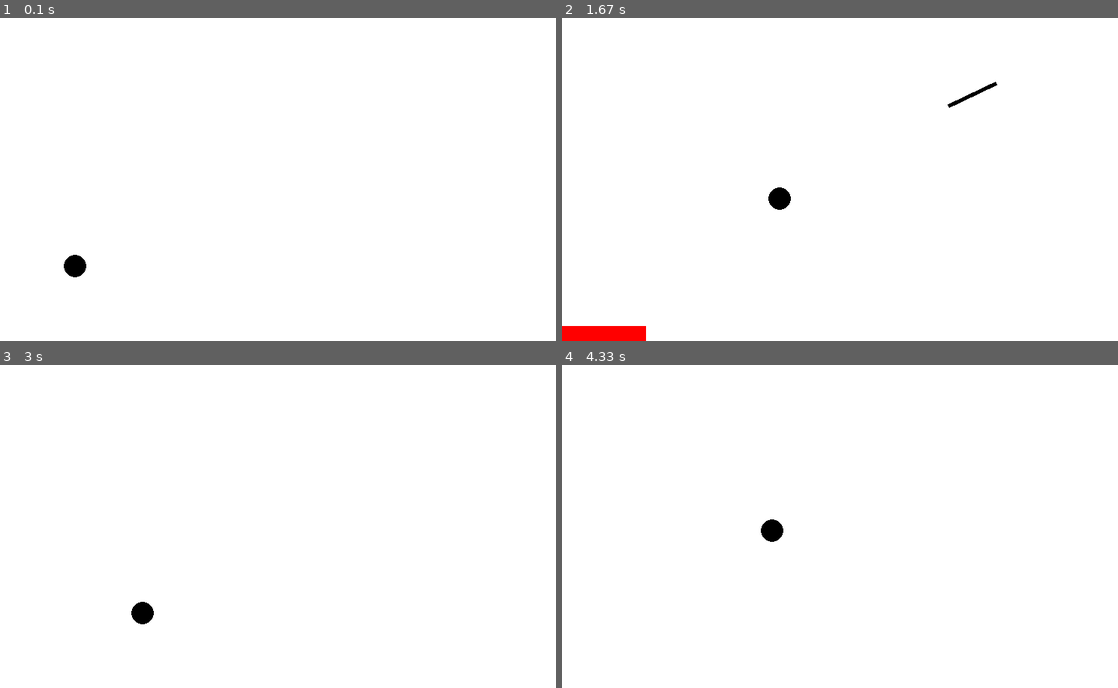
Above: before the commit, frames 1-4 (two rows, left to right).
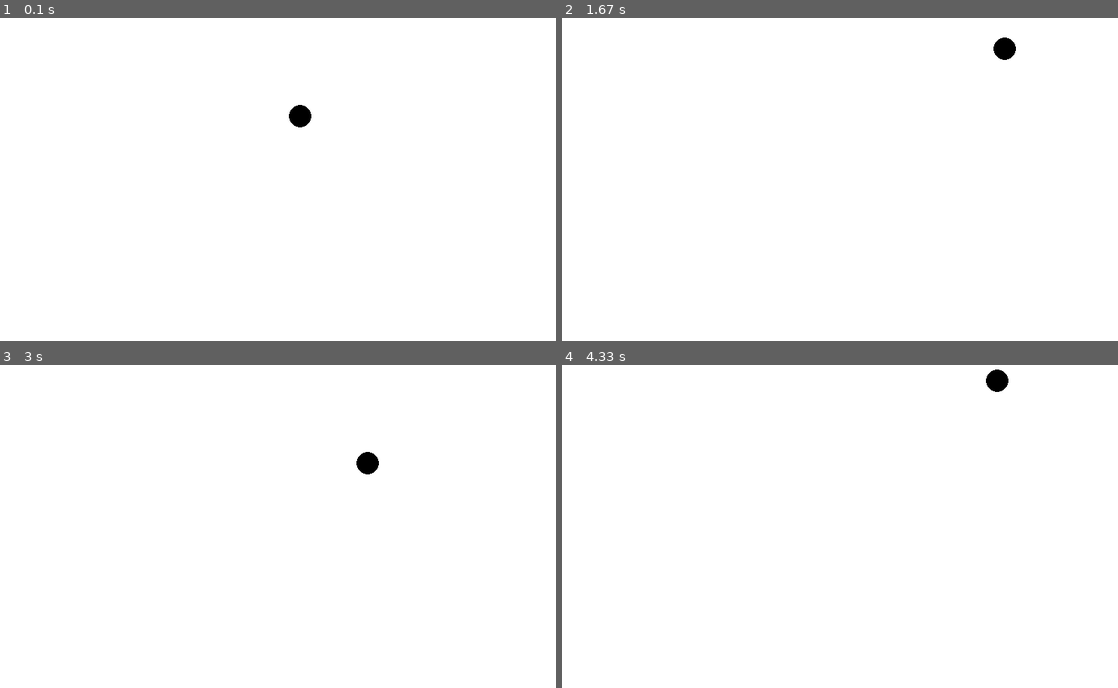
Above: after the commit, the same moments.

Repository: dionisiyKDO/PyGame-SpearLaunch
Game: pygame game, started from main.py
Same seed, same stepped clock (60 frames per second), same inputs: the game is played once before the commit and once after it.
Inputs (mouse positions are in pixels of both pictures, inside the frame that each line leads up to):
- Up to frame 1 (0.1 s): no input
- Up to frame 2 (1.67 s): press the mouse at (1056, 105) at 0.37 s; move the mouse to (962, 124) at 0.47 s; release the mouse at (867, 143) at 0.6 s; hold D 0.67-1.13 s; hold W 1.17-1.47 s; hold D from 1.5 s (still down)
- Up to frame 3 (3 s): release D at 1.97 s; hold A 2-2.53 s; hold S 2.57-2.87 s; hold A from 2.9 s (still down)
- Up to frame 4 (4.33 s): release A at 3.3 s; hold W 3.33-3.7 s; hold D from 3.73 s (still down)

The runs differ from the first frame. In frame 1, 0.4% of the frame differs, in the area x 11-57%, y 26-81%; in frame 2, 1.2%, in the area x 0-82%, y 6-100%; in frame 3, 0.4%; in frame 4, 0.4%.

Commit message:
made character a class

Diff:
--- a/main.py
+++ b/main.py
@@ -17,10 +17,23 @@
 font = pygame.font.Font(None, 36)
 
 
-class Spear:
-    def __init__(self, x, y):
+class Character:
+    def __init__(self, x = CHARACTER_POS[0], y = CHARACTER_POS[1]):
         self.x = x
         self.y = y
+
+    def move(self, dx, dy):
+        self.x += dx
+        self.y += dy
+
+    def draw(self, screen):
+        pygame.draw.circle(screen, CHARACTER_COLOR, (int(self.x), int(self.y)), CHARACTER_RADIUS)
+
+
+class Spear:
+    def __init__(self, character):
+        self.x = character.x + 30
+        self.y = character.y - 30
         self.angle = 0
         self.speed = 0
         self.vx = 0
@@ -38,7 +51,7 @@
             elapsed_time = time.time() - self.charge_start_time
             self.speed = min(SPEAR_MAX_SPEED, SPEAR_MAX_SPEED * (elapsed_time / CHARGE_TIME))
             self.length = SPEAR_HEIGHT + (SPEAR_HEIGHT * 3 * (elapsed_time / CHARGE_TIME))  # Stretching effect
-            self.charge_value = min(100, int(100 * (elapsed_time / CHARGE_TIME)))  # Max charge value of 100
+            self.charge_value = min(CHARGE_VALUE_MAX, int(100 * (elapsed_time / CHARGE_TIME)))  # Max charge value of 100
             if elapsed_time >= CHARGE_TIME:
                 self.throw()
 
@@ -55,6 +68,21 @@
             self.x += self.vx
             self.y += self.vy
 
+    # def throw(self):
+    #     initial_speed = self.speed * 2.0  # Example: starting with double the speed
+    #     self.vx = math.cos(math.radians(self.angle)) * initial_speed
+    #     self.vy = -math.sin(math.radians(self.angle)) * initial_speed
+    #     self.thrown = True
+
+    # def update(self):
+    #     if self.thrown:
+    #         self.x += self.vx
+    #         self.y += self.vy
+    #         # Apply deceleration to simulate slowing down over time
+    #         deceleration = 0.1  # Adjust as needed
+    #         self.vx *= (1 - deceleration)
+    #         self.vy *= (1 - deceleration)
+
 
     def draw(self, screen):
         spear_surface = pygame.Surface((self.length, SPEAR_WIDTH), pygame.SRCALPHA)
@@ -62,37 +90,40 @@
         rotated_spear = pygame.transform.rotate(spear_surface, self.angle)
         screen.blit(rotated_spear, rotated_spear.get_rect(center=(self.x, self.y)))
 
-def draw_character(screen):
-    pygame.draw.circle(screen, CHARACTER_COLOR, CHARACTER_POS, CHARACTER_RADIUS)
+def draw_charge_indicator(screen, charge_value):
+    charge_indicator_width = int((charge_value / 100) * SCREEN_WIDTH)
+    pygame.draw.rect(screen, RED, (0, SCREEN_HEIGHT - 20, charge_indicator_width, 20))
+    charge_text = font.render(f"Charge: {charge_value}", True, BLACK)
+    screen.blit(charge_text, (10, SCREEN_HEIGHT - 60))
+
 
 def apply_zoom(surface, scale):
     width, height = surface.get_size()
     zoomed_surface = pygame.transform.smoothscale(surface, (int(width * scale), int(height * scale)))
     return zoomed_surface
 
-def handle_events(spear):
+def handle_events(character, spear):
     global zoom_level
 
     for event in pygame.event.get():
         if event.type == pygame.QUIT:
             return False
         elif event.type == pygame.MOUSEBUTTONDOWN and event.button == 1 and spear is None:
-            spear = Spear(CHARACTER_POS[0] + 30, CHARACTER_POS[1] - 30)
+            spear = Spear(character)
             spear.start_charging()
         elif event.type == pygame.MOUSEBUTTONUP and event.button == 1 and spear and not spear.thrown:
             spear.throw()
             zoom_level = 1.0
 
-    # Keyboard controls for player character movement
     keys = pygame.key.get_pressed()
     if keys[pygame.K_a]:
-        CHARACTER_POS[0] -= CHARACTER_SPEED
+        character.move(-CHARACTER_SPEED, 0)
     if keys[pygame.K_d]:
-        CHARACTER_POS[0] += CHARACTER_SPEED
+        character.move(CHARACTER_SPEED, 0)
     if keys[pygame.K_w]:
-        CHARACTER_POS[1] -= CHARACTER_SPEED
+        character.move(0, -CHARACTER_SPEED)
     if keys[pygame.K_s]:
-        CHARACTER_POS[1] += CHARACTER_SPEED
+        character.move(0, CHARACTER_SPEED)
 
     return spear, True
 
@@ -100,31 +131,25 @@
     global zoom_level
 
     running = True
+    character = Character(SCREEN_WIDTH // 2, SCREEN_HEIGHT // 2)
     spear = None
-    charge_indicator_width = 0
+
     while running:
         cursor_x, cursor_y = pygame.mouse.get_pos()
-        spear, running = handle_events(spear)
+        spear, running = handle_events(character, spear)
 
         screen.fill(WHITE)
-        draw_character(screen)
+        character.draw(screen)
 
         if spear:
             if not spear.thrown:
                 spear.follow_cursor(cursor_x, cursor_y)
                 spear.charge()
-                charge_indicator_width = int((spear.charge_value / 100) * SCREEN_WIDTH)
-                # Display charge value
-                charge_text = font.render(f"Charge: {spear.charge_value}", True, BLACK)
-                screen.blit(charge_text, (10, SCREEN_HEIGHT - 60))
+                draw_charge_indicator(screen, spear.charge_value)
             spear.update()
             spear.draw(screen)
             if spear.thrown and (spear.y > SCREEN_HEIGHT or spear.x > SCREEN_WIDTH or spear.y < 0 or spear.x < 0):
                 spear = None
-                charge_indicator_width = 0
-
-        # Draw charge indicator
-        pygame.draw.rect(screen, RED, (0, SCREEN_HEIGHT - 20, charge_indicator_width, 20))
 
         # Apply zoom effect
         zoomed_screen = apply_zoom(screen, zoom_level)
@@ -136,5 +161,6 @@
     pygame.quit()
     sys.exit()
 
+
 if __name__ == "__main__":
     main()
--- a/settings.py
+++ b/settings.py
@@ -20,6 +20,7 @@
 SPEAR_HEIGHT = 50
 SPEAR_MAX_SPEED = 50
 CHARGE_TIME = 1.5  # Charge time in seconds
+CHARGE_VALUE_MAX = 100
 
 # Zoom properties
 ZOOM_SCALE = 1.1  # Maximum zoom scale
